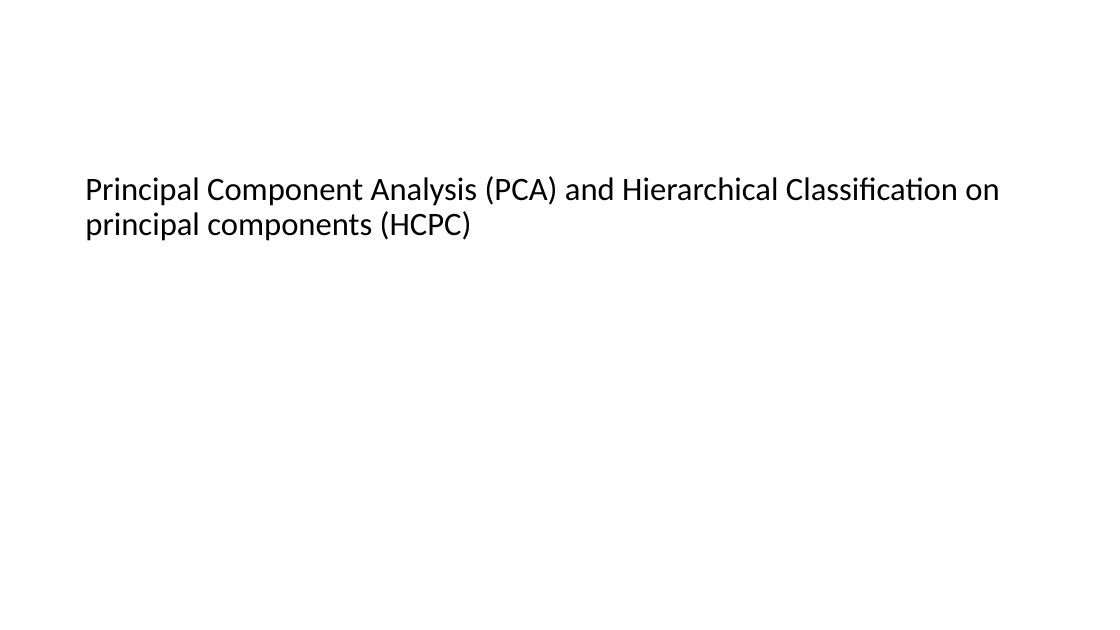
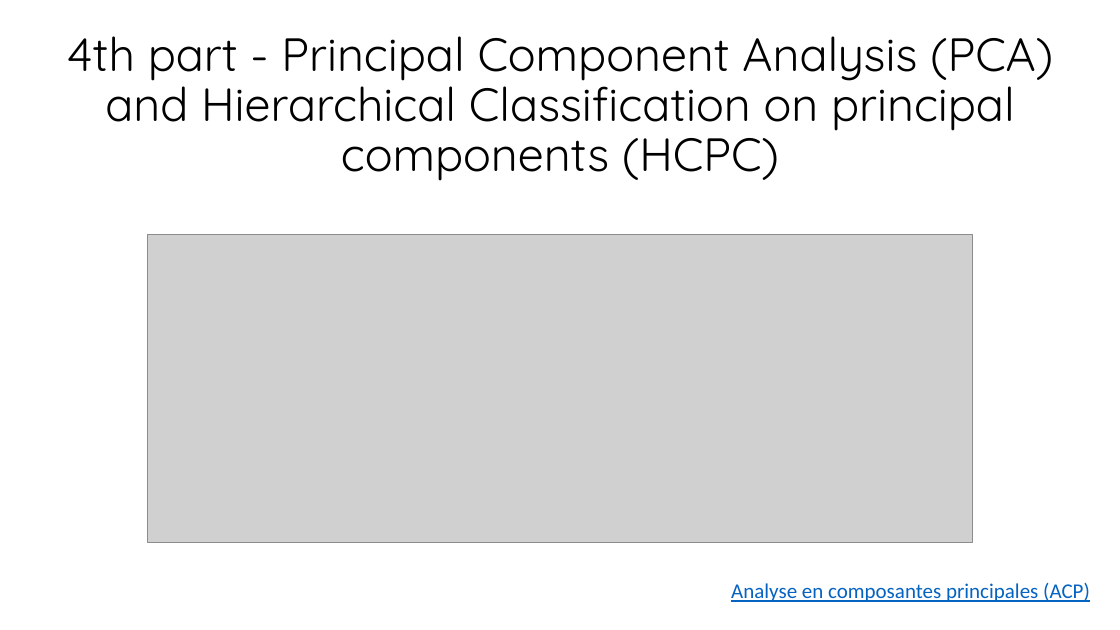
Before and after one commit to YouennMARTIN/Premier-League-Center-Midfielder-Offensive-Activity-Analyses-, a slide deck: slide 17 of Main outcomes.pptx (slide 22 before the commit). Drawn at 1120x630 pixels with LibreOffice and Linux fonts; fonts in the diff are those of the drawing; grey boxes stand for pictures. Boxes give left, top, right and bottom in pixels: in the first picture for what was removed or moved away, otherwise in the second. Text is boxed around its words. In the diff, an @@ line names an element or a change of style, - is before the commit and + after.

```diff
--- a/Main outcomes.pptx
+++ b/Main outcomes.pptx
@@ title "4th part - Principal Component ..." at <box>67,36,1053,181</box>: vertical alignment top to middle @@
@@ title at <box>67,36,1053,181</box>: text changed; size 28 to 40 pt; font Calibri to Quicksand @@
-Principal Component Analysis (PCA) and Hierarchical Classification on principal components (HCPC)
+4th part - Principal Component Analysis (PCA) and Hierarchical Classification on principal components (HCPC)
@@ picture added at <box>148,234,972,544</box> @@
@@ text added at <box>731,583,1090,602</box>, 18 pt, text #0563C1, underline @@
+Analyse en composantes principales (ACP)
```
Also in this commit, not shown: 6 other slides changed, 8 slides added, 11 slides removed.
